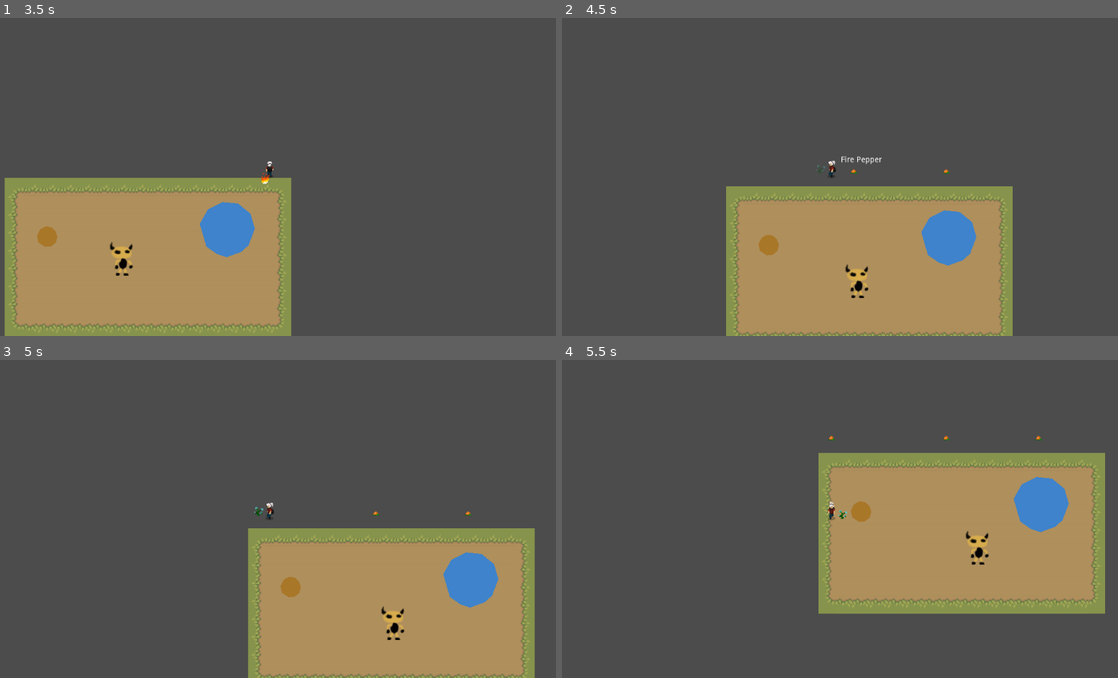
Above: before the commit, frames 1-4 (two rows, left to right).
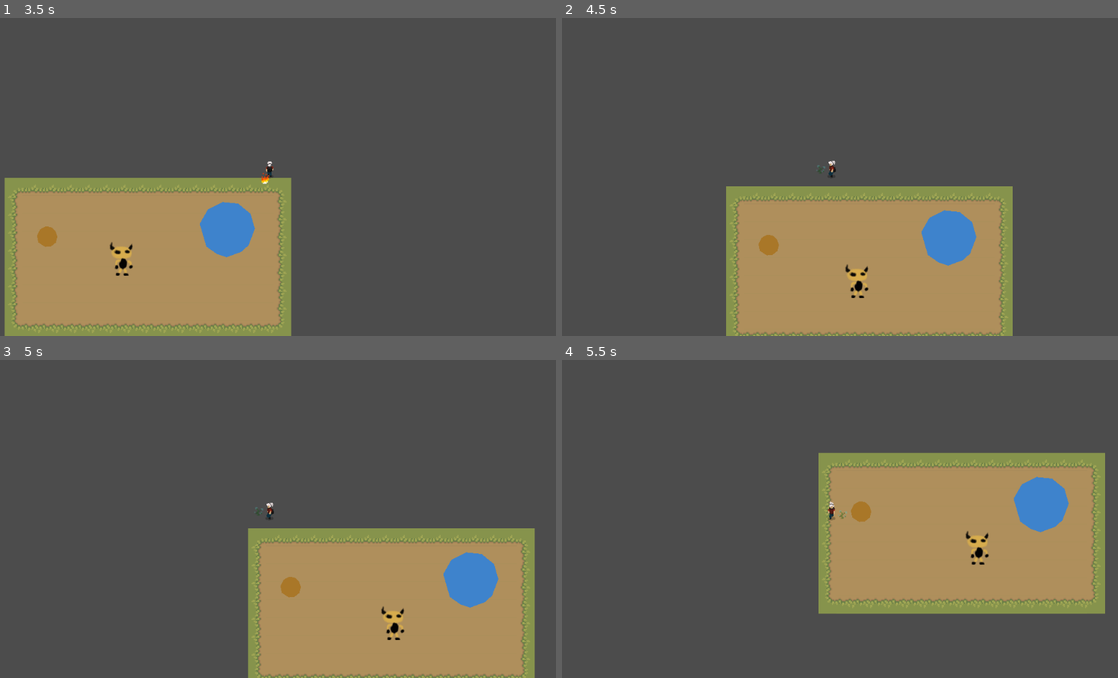
Above: after the commit, the same moments.

Repository: drarbego/magic-garden
Game: Godot game, scene res://Worlds/HomeTown.tscn
The game is run twice, just before and just after one commit, with the same random seed, the same clock (stepped at 60 frames per second) and the same inputs.
Inputs (mouse positions are in pixels of both pictures, inside the frame that each line leads up to):
- Up to frame 1 (3.5 s): move the mouse to (394, 151) at 0.52 s; press the mouse at (394, 151) at 0.53 s; hold Right (ui_right) 0.53-1.28 s; move the mouse to (155, 186) at 1.27 s; release the mouse at (155, 186) at 1.28 s; hold Down (ui_down) 1.28-2.03 s; tap Shift (change_action) at 1.35 s; click (155, 186) at 1.55 s; move the mouse to (328, 94) at 2.02 s; press the mouse at (328, 94) at 2.03 s; hold Right (ui_right) 2.03-2.78 s; move the mouse to (239, 234) at 2.77 s; release the mouse at (239, 234) at 2.78 s; hold Up (ui_up) from 2.78 s (still down); click (239, 234) at 2.85 s
- Up to frame 2 (4.5 s): move the mouse to (1001, 218) at 3.52 s; release Up (ui_up) at 3.53 s; hold Shift (change_action) 3.53-4.28 s; hold Left (ui_left) from 3.53 s (still down); click (1001, 218) at 3.8 s; move the mouse to (662, 116) at 4.27 s; click (662, 116) at 4.35 s
- Up to frame 3 (5 s): keep holding Left (ui_left)
- Up to frame 4 (5.5 s): move the mouse to (862, 509) at 5.02 s; release Left (ui_left) at 5.03 s; press the mouse at (862, 509) at 5.03 s; hold Down (ui_down) from 5.03 s (still down)

Frame 1 is identical in both runs. In frame 2, 0.1% of the frame differs, in the area x 50-70%, y 43-49%; in frame 3, less than 0.1%; in frame 4, less than 0.1%.

Commit message:
Handle arbitrary plant types in planting action

Diff:
--- a/ActionTypes/PlantingAction.gd
+++ b/ActionTypes/PlantingAction.gd
@@ -1,33 +1,51 @@
 extends Action
 
 
-# figure out a way to make it work for multiple plant types
-const FirePepper = preload("res://PlantTypes/FirePepper.tscn")
+var plant_amount = {}
+var available_plants = []
+var current_plant: int = 0
 
-var amount = 10
+func register_plant(plant_type):
+	self.plant_amount[str(plant_type)] = 0
+	self.available_plants.append(plant_type)
 
-func get_projectile_pkg_scene_name():
-	return str(FirePepper)
+func increase_plant_by(plant_type, _amount):
+	if not str(plant_type) in self.plant_amount:
+		register_plant(plant_type)
 
-func increase_projectiles_by(_amount):
-	self.amount += _amount
+	self.plant_amount[str(plant_type)] += _amount
 
-func has_enough_projectiles():
-	return amount > 0
+func has_enough_plants():
+	if not self.available_plants or not str(self.available_plants[self.current_plant]) in self.plant_amount:
+		return false
 
-func decrease_projectiles_by(_amount):
-	self.amount -= _amount
+	return self.plant_amount[str(self.available_plants[self.current_plant])] > 0
 
+func decrease_plant_by(plant_type, amount):
+	if not str(plant_type) in self.plant_amount:
+		register_plant(plant_type)
+
+	self.plant_amount[str(plant_type)] = max(
+		self.plant_amount[str(plant_type)] - amount,
+		0
+	)
+
+func _unhandled_input(event):
+	if event.is_action_released("ui_left"):
+		self.current_plant = clamp(self.current_plant - 1, 0, len(self.plant_amount) - 1)
+
+	if event.is_action_released("ui_right"):
+		self.current_plant = clamp(self.current_plant + 1, 0, len(self.plant_amount) - 1)
 
 func shoot():
-	if self.player.near_plants.empty() and self.has_enough_projectiles():
-		var fire_pepper = FirePepper.instance().init(self.player)
-		fire_pepper.global_position = self.player.global_position
-		self.player.world.spawn_plant(fire_pepper)
-		self.decrease_projectiles_by(1)
+	if self.player.near_plants.empty() and self.has_enough_plants():
+		var plant = self.available_plants[self.current_plant].instance().init(self.player)
+		plant.global_position = self.player.global_position
+		self.player.world.spawn_plant(plant)
+		self.decrease_plant_by(self.available_plants[self.current_plant], 1)
 
 func _process(delta):
-	if not self.player.near_plants.empty():
+	if not self.has_enough_plants() or not self.player.near_plants.empty():
 		$Icon.modulate.a = 0.35
 	else:
 		$Icon.modulate.a = 1.0
--- a/Engine/Character/Character.gd
+++ b/Engine/Character/Character.gd
@@ -47,6 +47,8 @@
 	move_and_slide(dir * speed)
 
 func increase_action_projectiles(projectile_type, amount):
-	if str(projectile_type) in self.projectile_to_action:
+	if projectile_type.instance().is_in_group("plants"):
+		$Actions/PlantingAction.increase_plant_by(projectile_type, amount)
+	elif str(projectile_type) in self.projectile_to_action:
 		var action = self.projectile_to_action[str(projectile_type)]
 		action.increase_projectiles_by(amount)
--- a/Engine/Plant/Plant.gd
+++ b/Engine/Plant/Plant.gd
@@ -45,12 +45,12 @@
 		self.current_state.on_HitBox_body_exited(body, self)
 
 func _on_CharacterDetector_body_entered(body):
-	if self.current_state.has_method("on_CharacterDetector_body_entered"):
+	if body is Character and self.current_state.has_method("on_CharacterDetector_body_entered"):
 		self.current_state.on_CharacterDetector_body_entered(body, self)
 		self.is_character_near = true
 
 func _on_CharacterDetector_body_exited(body):
-	if self.current_state.has_method("on_CharacterDetector_body_exited"):
+	if body is Character and self.current_state.has_method("on_CharacterDetector_body_exited"):
 		self.current_state.on_CharacterDetector_body_exited(body, self)
 		self.is_character_near = false
 
--- a/Engine/Plant/Plant.tscn
+++ b/Engine/Plant/Plant.tscn
@@ -95,7 +95,9 @@
 scale_curve = SubResource( 8 )
 color = Color( 0.482353, 0.784314, 0.658824, 1 )
 
-[node name="BasePlant" type="Node2D"]
+[node name="BasePlant" type="Node2D" groups=[
+"plants",
+]]
 script = ExtResource( 4 )
 
 [node name="ProductionTimer" type="Timer" parent="."]
